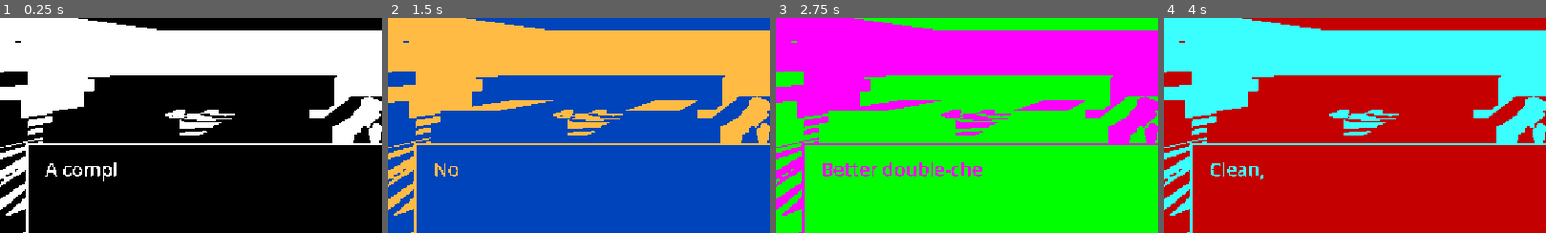
Above: before the commit, frames 1-4 (left to right).
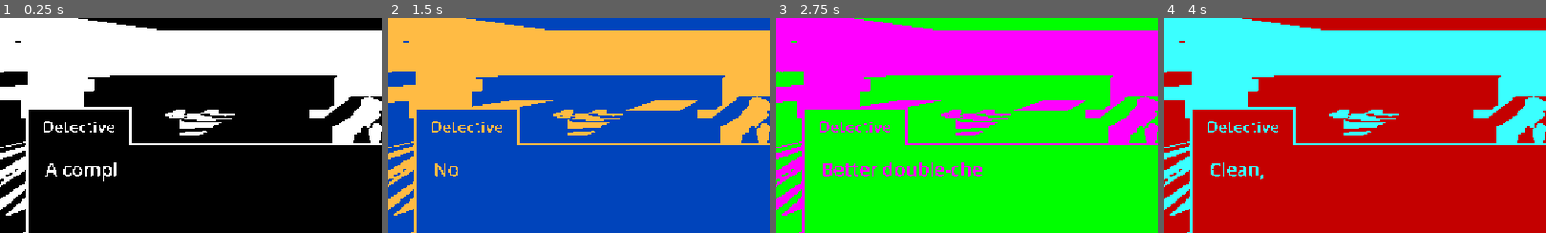
Above: after the commit, the same moments.

Repository: gorkareplay/lens
Game: Godot game, scene res://Scenes/main.tscn
Two runs of this game, one before a commit and one after it. Both use one fixed random seed, a clock stepped at 60 frames per second and the inputs below. The engine's default icon, where the game draws it, is replaced by a stand-in: a white triangle on a blue panel in a dark square.
Inputs (mouse positions are % of the whole screen's width and height, from its top left):
- Up to frame 1 (0.25 s): no input
- Up to frame 2 (1.5 s): tap Enter (ui_accept) at 0.5, 0.77 s; move the mouse to (55, 50) at 0.52 s; hold Up (ui_up) from 0.53 s (still down); tap 4 (blue_lens) at 0.6 s; click (55, 50) at 0.67 s; move the mouse to (45, 50) at 1.27 s; tap 3 (green_lens) at 1.35 s; click (45, 50) at 1.42 s
- Up to frame 3 (2.75 s): keep holding Up (ui_up); tap Enter (ui_accept) at 1.52 s; move the mouse to (52, 48) at 2.02 s; tap E (interact) at 2.1 s; click (52, 48) at 2.17 s
- Up to frame 4 (4 s): keep holding Up (ui_up); move the mouse to (49, 52) at 2.77 s; tap 1 (no_lens) at 2.85 s; click (49, 52) at 2.92 s; tap Enter (ui_accept) at 3.02, 3.77 s; move the mouse to (57, 51) at 3.52 s; tap 2 (red_lens) at 3.6 s; click (57, 51) at 3.67 s
The pictures show only the part of the screen within x 0-50%, y 40-90%; the shares and areas given below are measured in that part.

The runs differ from the first frame. In frame 1, 1.4% of the frame differs, in the area x 6-35%, y 41-60%; in frame 2, 1.3%; in frame 3, 1.3%; in frame 4, 1.4%.

Commit message:
add nameplates

Diff:
--- a/Scripts/dialogue.gd
+++ b/Scripts/dialogue.gd
@@ -17,15 +17,19 @@
 var _blink_timer: Timer
 var _root: Control
 var _label: Label
+var _name_row: HBoxContainer
+var _name_label: Label
 var _arrow: Control
 var _voice: VoiceSynth
 
-func say(lines: Array) -> void:
+func say(lines: Array, speaker: String = "") -> void:
 	if active or lines.is_empty():
 		return
 	_lines = lines
 	_index = 0
 	active = true
+	_name_label.text = speaker
+	_name_row.visible = speaker != ""
 	_root.show()
 	_show_line()
 	await finished
@@ -76,11 +80,50 @@
 	margin.add_child(vbox)
 	vbox.alignment = BoxContainer.ALIGNMENT_END
 	vbox.mouse_filter = Control.MOUSE_FILTER_IGNORE
+	vbox.add_theme_constant_override("separation", -4)
+
+	_name_row = HBoxContainer.new()
+	vbox.add_child(_name_row)
+	_name_row.mouse_filter = Control.MOUSE_FILTER_IGNORE
+	_name_row.z_index = 1
+
+	var name_panel := PanelContainer.new()
+	_name_row.add_child(name_panel)
+	name_panel.mouse_filter = Control.MOUSE_FILTER_IGNORE
+
+	var spacer := Control.new()
+	_name_row.add_child(spacer)
+	spacer.size_flags_horizontal = Control.SIZE_EXPAND_FILL
+	spacer.mouse_filter = Control.MOUSE_FILTER_IGNORE
+
+	var name_style := StyleBoxFlat.new()
+	name_style.bg_color = Color.BLACK
+	name_style.border_color = Color.WHITE
+	name_style.border_width_left = 4
+	name_style.border_width_top = 4
+	name_style.border_width_right = 4
+	name_style.border_width_bottom = 0
+	name_panel.add_theme_stylebox_override("panel", name_style)
+
+	var name_pad := MarginContainer.new()
+	name_panel.add_child(name_pad)
+	name_pad.mouse_filter = Control.MOUSE_FILTER_IGNORE
+	name_pad.add_theme_constant_override("margin_left", 20)
+	name_pad.add_theme_constant_override("margin_right", 20)
+	name_pad.add_theme_constant_override("margin_top", 8)
+	name_pad.add_theme_constant_override("margin_bottom", 12)
+
+	_name_label = Label.new()
+	name_pad.add_child(_name_label)
+	_name_label.add_theme_font_size_override("font_size", FONT_SIZE - 4)
+	_name_label.add_theme_color_override("font_color", Color.WHITE)
+	_name_label.mouse_filter = Control.MOUSE_FILTER_IGNORE
 
 	var panel := PanelContainer.new()
 	vbox.add_child(panel)
 	panel.custom_minimum_size = Vector2(0, 170)
 	panel.mouse_filter = Control.MOUSE_FILTER_IGNORE
+
 	var style := StyleBoxFlat.new()
 	style.bg_color = Color.BLACK
 	style.border_color = Color.WHITE
--- a/Scripts/main.gd
+++ b/Scripts/main.gd
@@ -386,8 +386,8 @@
 
 # Called when the node enters the scene tree for the first time.
 func _ready() -> void:
-	await _dialouge_talk(sherif_voice, "Sherif", lines[0])
-	await _dialouge_talk(sherif_voice, "Sherif", lines[1])
+	await _dialouge_talk(sherif_voice, "Detective", lines[0])
+	await _dialouge_talk(sherif_voice, "Detective", lines[1])
 	await _dialouge_talk(sherif_voice, "#%$^!", ["Press 1, 2, 3 and 4 to change lenses."])
 
 # Called every frame. 'delta' is the elapsed time since the previous frame.
@@ -400,6 +400,6 @@
 		get_tree().paused = true
 		Input.mouse_mode = Input.MOUSE_MODE_VISIBLE
 
-func _dialouge_talk(voice: Array, _name: String, line: Array):
+func _dialouge_talk(voice: Array, speaker: String, line: Array):
 	VoiceSynth.set_voice.callv(voice)
-	await Dialogue.say(line)
+	await Dialogue.say(line, speaker)
